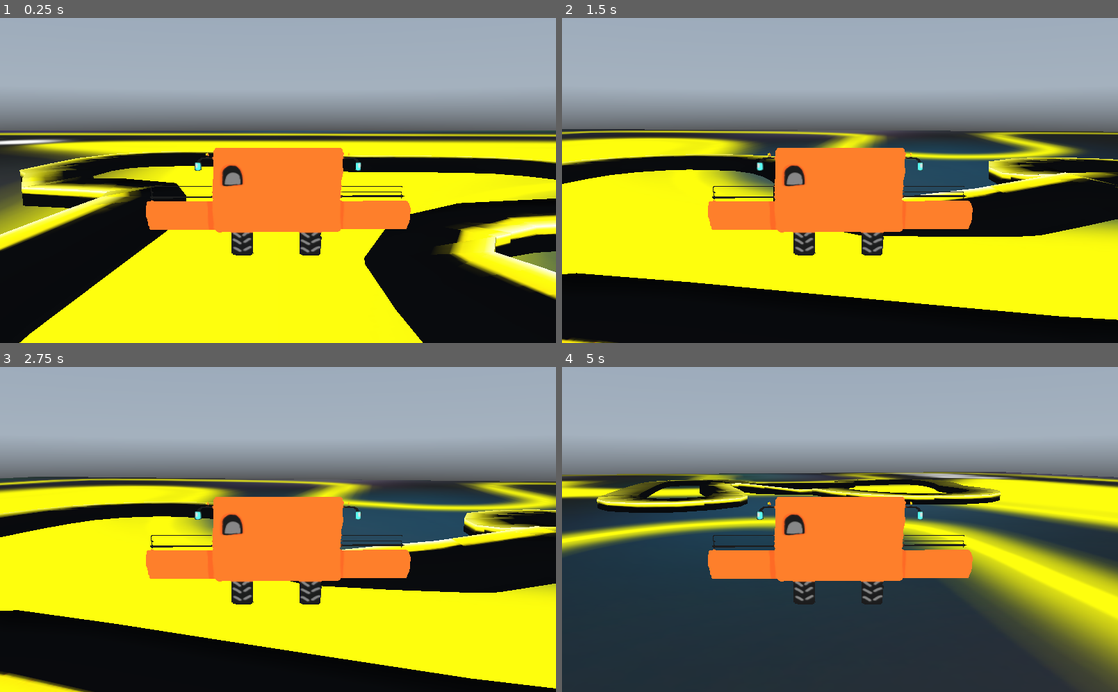
Above: before the commit, frames 1-4 (two rows, left to right).
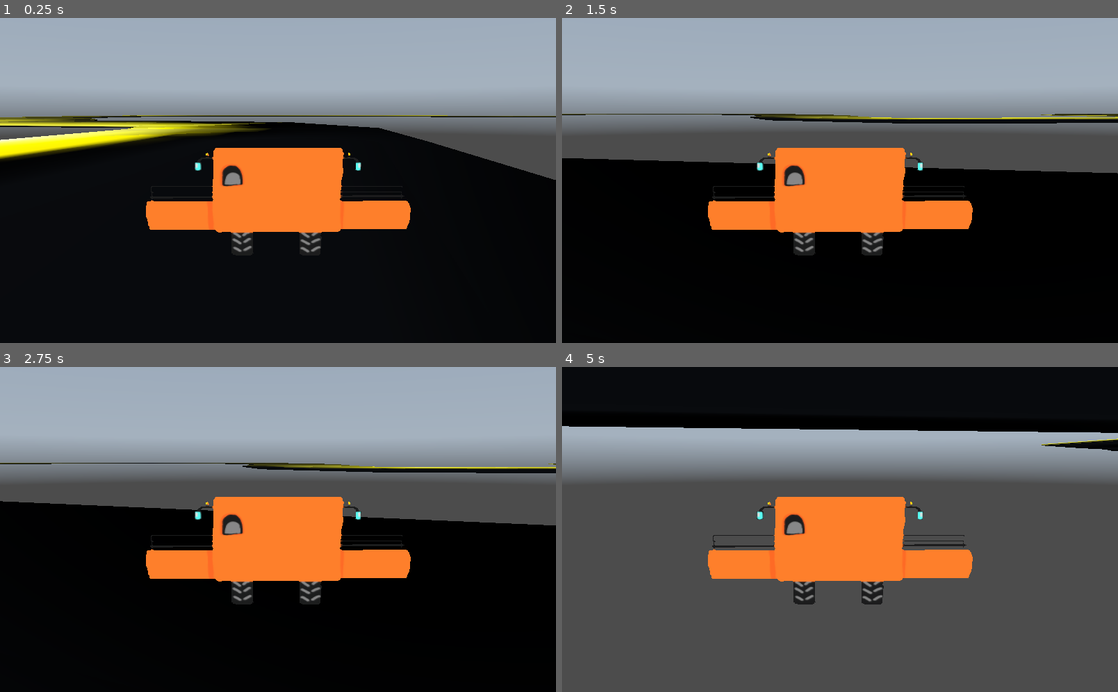
Above: after the commit, the same moments.

Repository: Timendus/ld52
Game: Godot game, scene res://main.tscn
Same seed, same stepped clock (60 frames per second), same inputs: the game is played once before the commit and once after it. A sky picture missing from this copy of the repository is replaced by a grey-blue gradient.
Inputs:
- Up to frame 1 (0.25 s): no input
- Up to frame 2 (1.5 s): hold Right (right) 0.53-1.28 s; hold Left (left) from 1.28 s (still down)
- Up to frame 3 (2.75 s): release Left (left) at 2.03 s; hold Right (right) from 2.03 s (still down)
- Up to frame 4 (5 s): release Right (right) at 2.78 s; hold Up (forward) 2.78-3.53 s; hold Left (left) from 3.53 s (still down)

The runs differ from the first frame. In frame 1, 39% of the frame differs, in the area x 0-100%, y 29-100%; in frame 2, 38%; in frame 3, 39%; in frame 4, 76%, in the area x 0-100%, y 0-100%.

Commit message:
use colliding roads

Diff:
--- a/main.tscn
+++ b/main.tscn
@@ -1,6 +1,5 @@
-[gd_scene load_steps=16 format=2]
+[gd_scene load_steps=12 format=2]
 
-[ext_resource path="res://assets/images/track1.png" type="Texture" id=1]
 [ext_resource path="res://assets/images/straight.png" type="Texture" id=2]
 [ext_resource path="res://Player.gd" type="Script" id=3]
 [ext_resource path="res://assets/images/road-texture.png" type="Texture" id=4]
@@ -16,14 +15,6 @@
 [sub_resource type="CapsuleShape" id=5]
 radius = 0.179654
 height = 0.340516
-
-[sub_resource type="PlaneMesh" id=1]
-
-[sub_resource type="SpatialMaterial" id=3]
-albedo_texture = ExtResource( 1 )
-
-[sub_resource type="BoxShape" id=6]
-extents = Vector3( 1, 0.01, 1 )
 
 [sub_resource type="Curve3D" id=7]
 _data = {
@@ -51,6 +42,7 @@
 [node name="Spatial" type="Spatial"]
 
 [node name="Player" type="RigidBody" parent="."]
+transform = Transform( 1, 0, 0, 0, 1, 0, 0, 0, 1, -0.402597, 0.417688, -15.3334 )
 axis_lock_angular_x = true
 axis_lock_angular_z = true
 linear_damp = 10.0
@@ -72,18 +64,8 @@
 current = true
 fov = 41.6181
 
-[node name="Ground" type="StaticBody" parent="."]
-transform = Transform( 10, 0, 0, 0, 1, 0, 0, 0, 10, 0, 0, 0 )
-
-[node name="MeshInstance" type="MeshInstance" parent="Ground"]
-mesh = SubResource( 1 )
-skeleton = NodePath("")
-material/0 = SubResource( 3 )
-
-[node name="CollisionShape" type="CollisionShape" parent="Ground"]
-shape = SubResource( 6 )
-
 [node name="Track" type="Spatial" parent="."]
+transform = Transform( 5, 0, 0, 0, 1, 0, 0, 0, 5, 0, 0, 0 )
 
 [node name="Path" type="Path" parent="Track"]
 curve = SubResource( 7 )
@@ -91,6 +73,7 @@
 [node name="Road" type="CSGPolygon" parent="Track/Path"]
 material_override = SubResource( 8 )
 cast_shadow = 0
+use_collision = true
 polygon = PoolVector2Array( -0.2, 0, -0.2, 0.1, 0.2, 0.1, 0.2, 0 )
 mode = 2
 path_node = NodePath("..")
